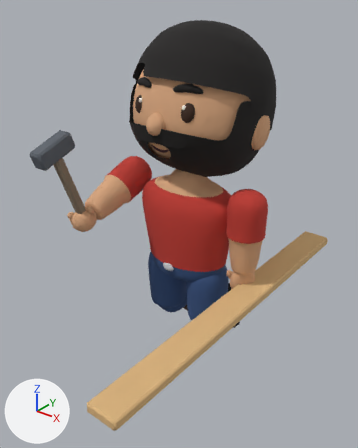
Renders of the glTF model personal-website/public/models/cabin/eduard.glb from each side of a commit.
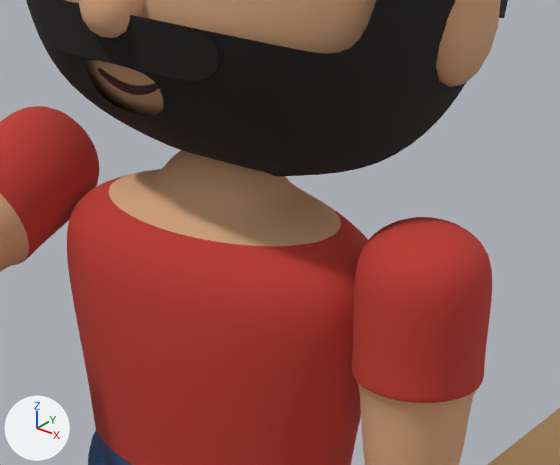
Each version is shown whole from a camera (50 mm lens) standing at (1.057, -1.376, 1.423) and looking at (0.048, -0.115, 0.64), then close up on the part from 34% to 80% of the width and 28% to 58% of the height. The axes (+X, +Y, +Z) are drawn at lower left. The lights are the same throughout. The last two pictures show the newer version. Where no turn or scale is listed for an object, it has been applied to the vertices. Vertices at exactly the same position are counted once.

The first close-up shows 'Eduard_ArmL', 'Eduard_ArmR.001', 'Eduard_Beard', 'Eduard_Board', 'Eduard_Head.001', 'Eduard_Mustache', 'Eduard_Torso' and 1 more.
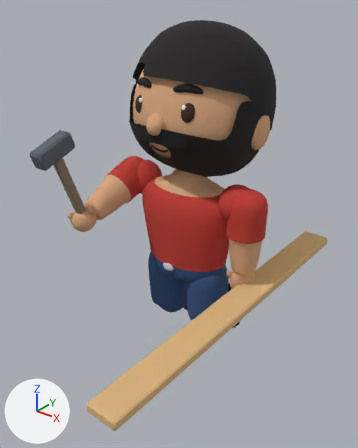
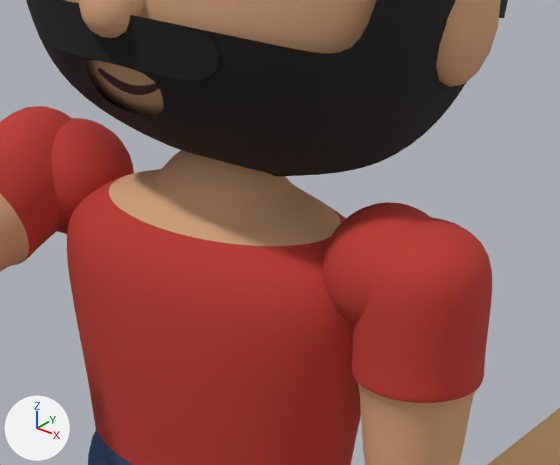
Where the newer file only moved an object's origin or applied its transform, the numbers keep the older frame.

Location of each change, (x1, y1, x2, y2) in pixels of the close-ups (560 x 465 px):
```json
{"object": "Eduard_Torso", "change": "reshaped", "before": [67, 150, 368, 465], "after": [51, 118, 430, 465]}
{"part": 1, "of": "me_eduard_torso", "change": "added", "after": [51, 118, 134, 234], "on screen": "red"}
{"part": 2, "of": "me_eduard_torso", "change": "added", "after": [323, 202, 430, 325], "on screen": "red"}
```

Scene script edits in JSON lines:
```json
{"block": "me_eduard_torso", "where": "# used by ob_eduard_torso; location = (0.0, -0.001, 0.592)"}
{"op": "remove", "block": "me_eduard_torso", "code": "me_eduard_torso.from_pydata(...)  # 3828 vertices, 7648 faces; spans x -0.205..0.205, y -0.128..0.128, z -0.224..0.224"}
{"op": "add", "block": "me_eduard_torso", "code": "me_eduard_torso.from_pydata(...)  # 4552 vertices, 9088 faces; spans x -0.287..0.287, y -0.128..0.128, z -0.224..0.224"}
{"block": "me_eduard_torso", "change": "me_eduard_torso part 1: a new loose piece of 362 vertices spanning x -0.287..-0.149, y -0.068..0.07, z 0.065..0.202, in mat_tee_red (red #c0392f)"}
{"block": "me_eduard_torso", "change": "me_eduard_torso part 2: a new loose piece of 362 vertices spanning x 0.149..0.287, y -0.068..0.07, z 0.065..0.202, in mat_tee_red (red #c0392f)"}
```
